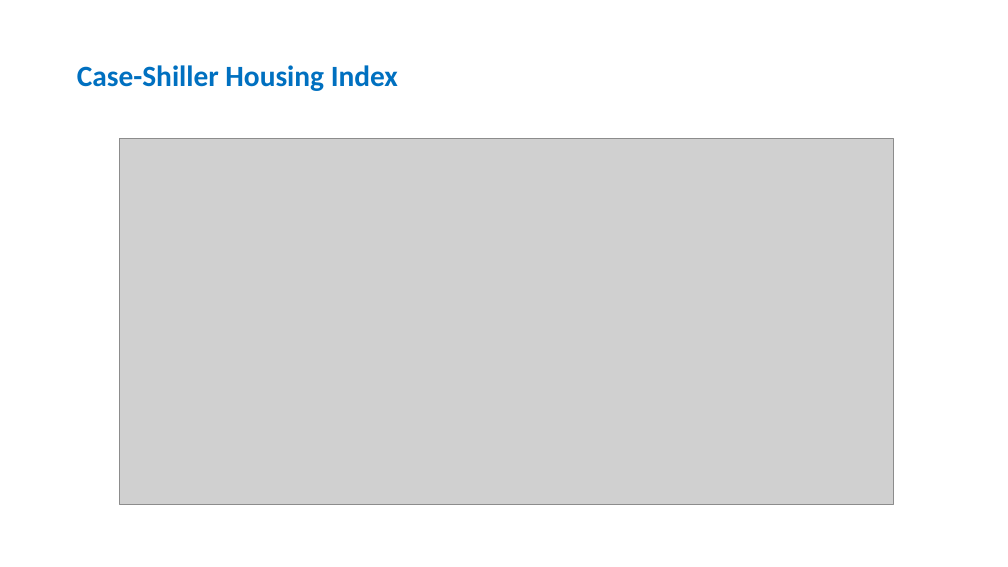
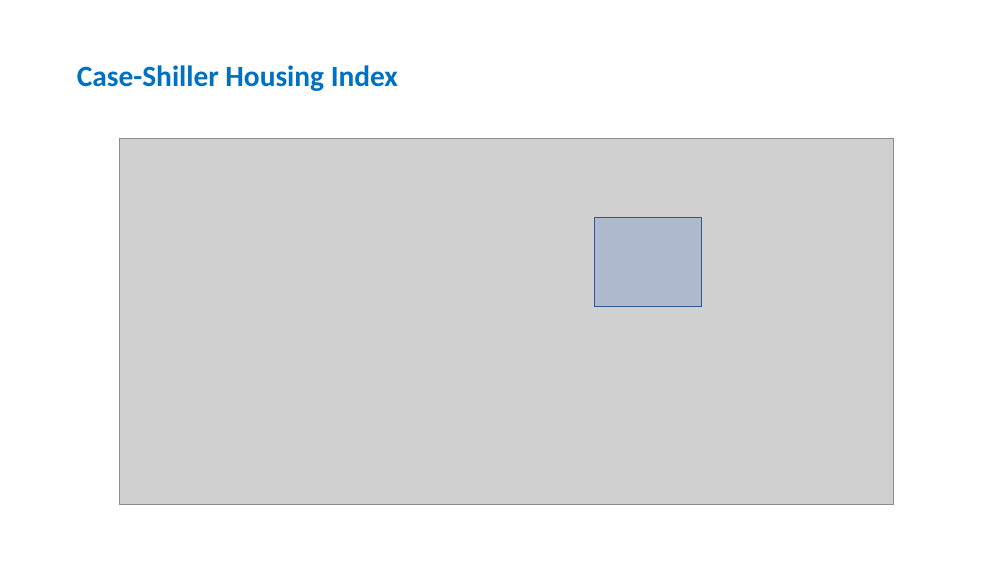
Before and after one commit to manasagodkhindi/AmesHousingPrediction, a slide deck: slide 21 of HousingPricesPresentations.pptx (slide 17 before the commit). Drawn at 1008x567 pixels with LibreOffice and Linux fonts; fonts in the diff are those of the drawing; grey boxes stand for pictures. Boxes give left, top, right and bottom in pixels: in the first picture for what was removed or moved away, otherwise in the second. Text is boxed around its words. In the diff, an @@ line names an element or a change of style, - is before the commit and + after.

```diff
--- a/HousingPricesPresentations.pptx
+++ b/HousingPricesPresentations.pptx
@@ rectangle added at (594,218,701,306), fill #4472C4 at 24% opacity, outline #325491 1 pt @@
```
Also in this commit, not shown: 5 other slides changed, 12 slides added, 4 slides removed.
